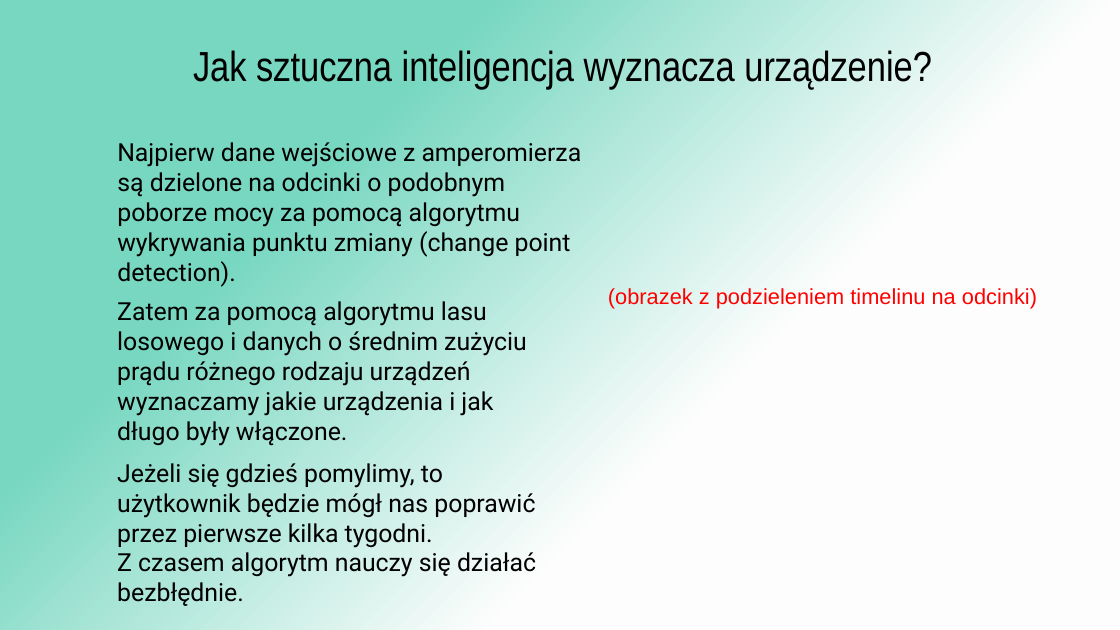
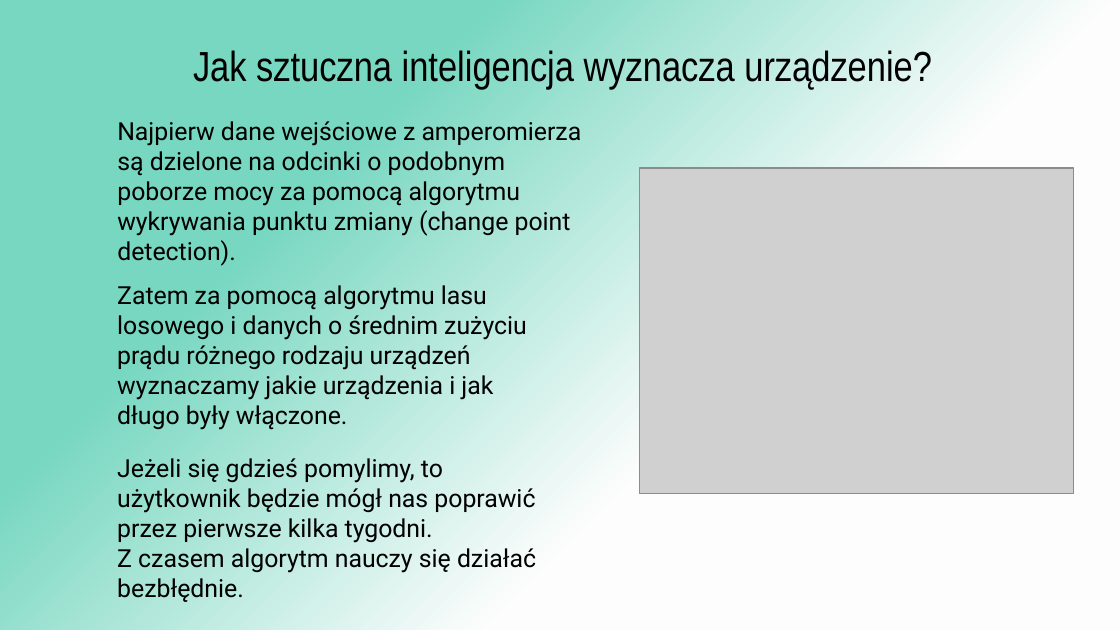
Before and after one commit to knmlprz/BITEhack-Untitled.ipynb, a slide deck: slide 8 of BITEhack-Untitled.ipynb.pptx. Drawn at 1120x630 pixels with LibreOffice and Linux fonts; fonts in the diff are those of the drawing; grey boxes stand for pictures. Boxes give left, top, right and bottom in pixels: in the first picture for what was removed or moved away, otherwise in the second. Text is boxed around its words. In the diff, an @@ line names an element or a change of style, - is before the commit and + after.

Commit message:
Final commit

```diff
--- a/BITEhack-Untitled.ipynb.pptx
+++ b/BITEhack-Untitled.ipynb.pptx
@@ text "Najpierw dane wejściowe z amperomierza ...": place and size @@
-text "Najpierw dane wejściowe z amperomierza ..." at [117, 142, 582, 287]
+text "Najpierw dane wejściowe z amperomierza ..." at [117, 121, 582, 266]
@@ picture added at [640, 168, 1074, 494] @@
@@ text "Zatem za pomocą algorytmu lasu ...": place and size @@
-text "Zatem za pomocą algorytmu lasu ..." at [117, 301, 527, 446]
+text "Zatem za pomocą algorytmu lasu ..." at [117, 285, 527, 430]
@@ text removed at [608, 288, 1037, 309] @@
-(obrazek z podzieleniem timelinu na odcinki)
@@ text "Jeżeli się gdzieś pomylimy, to ...": place and size @@
-text "Jeżeli się gdzieś pomylimy, to ..." at [117, 463, 536, 606]
+text "Jeżeli się gdzieś pomylimy, to ..." at [117, 458, 536, 602]
```
Also in this commit, not shown: 6 other slides changed.
